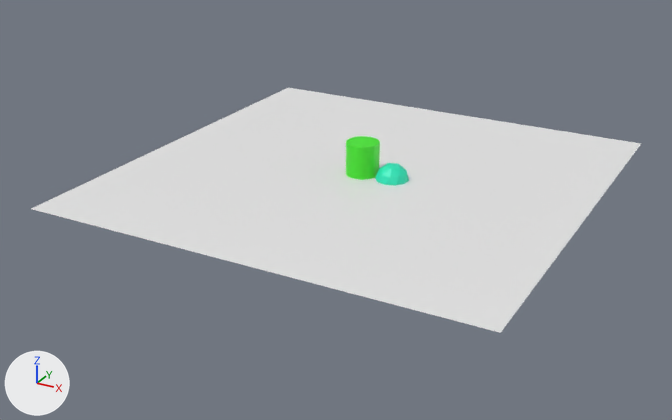
The Blender file models.blend: old version first, new version second.
One viewpoint serves both versions: a 50 mm camera at (23.8, -46.5, 20.5) aimed at (-1.0, -1.6, -2.0). Lighting does not change. The marker at lower left points along +X, +Y and +Z.
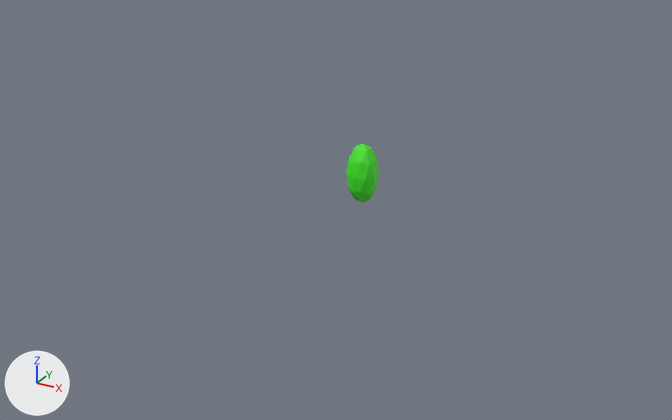
The change in detail:
me_icosphere has 42 vertices, 80 faces and spans x -0.95..0.95, y -1.0..1.0, z -1.0..1.0.
me_icosphere no longer uses material mat_material_001 (cyan #25e7ba).
me_icosphere now uses material mat_material (green #41e723).
Object 'Player.001' (ob_player_001) is deleted.
Object 'Plane.002' (ob_plane_002) is deleted.
Object 'Icosphere.001' (ob_icosphere_001) moves from (1.96, 0.0, 0.0) to (0.0, 0.0, 0.0).
Object 'Icosphere.001' (ob_icosphere_001) is rescaled from (1.0, 1.0, 1.0) to (1.0, 1.0, -1.9).
Object 'PlayerData.002' (ob_playerdata_002) is deleted.

Pixel boxes [x1, y1, x2, y2] of what changed, in the pictures (672 x 420 px):
'Plane.002', deleted: before [31, 88, 641, 333]
'Icosphere.001', recoloured, moved, rescaled: before [375, 163, 409, 186]; after [346, 144, 379, 202]
'Player.001', deleted: before [346, 136, 380, 180]
